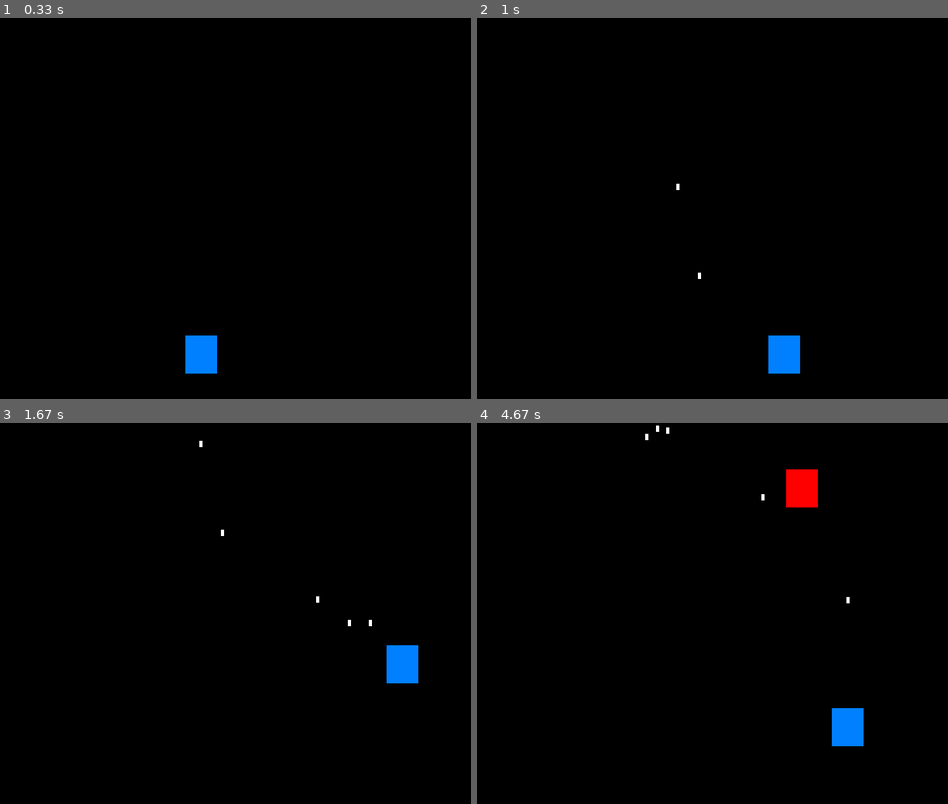
Above: before the commit, frames 1-4 (two rows, left to right).
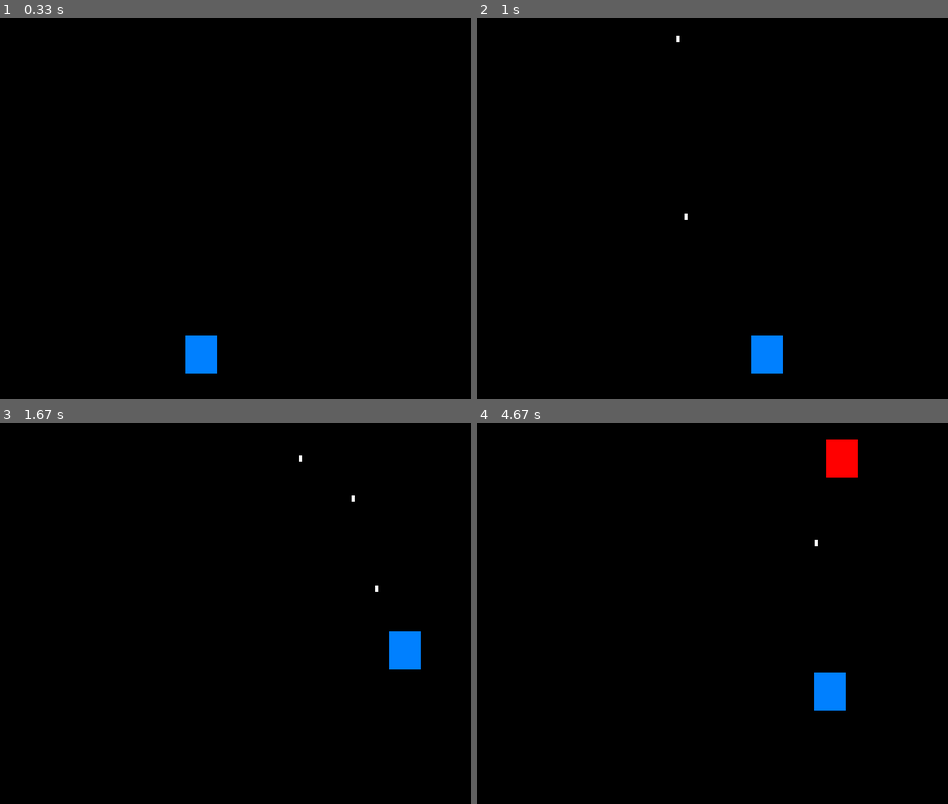
Above: after the commit, the same moments.

Repository: tspork/first-code
Game: pygame game, started from lib/game.py
Same seed, same stepped clock (60 frames per second), same inputs: the game is played once before the commit and once after it.
Inputs:
- Up to frame 1 (0.33 s): no input
- Up to frame 2 (1 s): tap Space at 0.33, 0.73 s; hold D from 0.67 s (still down)
- Up to frame 3 (1.67 s): tap Space at 1.03, 1.23, 1.57 s; release D at 1.13 s; hold W 1.17-1.47 s; hold D from 1.5 s (still down)
- Up to frame 4 (4.67 s): tap Space at 1.87, 2.07, 2.37, 2.63, 2.97, 3.27, 3.4, 3.8, 4.1, 4.47 s; release D at 1.97 s; hold A 2-2.53 s; hold S 2.57-2.87 s; hold A 2.9-3.3 s; hold W 3.33-3.7 s; hold D 3.73-4.37 s; hold S from 4.4 s (still down)

Frame 1 is identical in both runs. In frame 2, 0.8% of the frame differs, in the area x 42-69%, y 4-94%; in frame 3, 0.7%; in frame 4, 2.7%, in the area x 35-83%, y 0-85%.

Commit message:
Improved Enemy avoidance.

Diff:
--- a/lib/enemy.py
+++ b/lib/enemy.py
@@ -13,7 +13,6 @@
     def tick(self):
         for cpu in self.cpus:
             cpu.tick(self.dt)
-        self.avoid_enemies()
         # if self.avoid_bullets():
 
     def tick_cpu(self, dt: Duration):
@@ -22,12 +21,6 @@
     def think(self):
         'Change direction to player.'
         self.move_toward_player()
-
-    def avoid_enemies(self):
-        for enemy in self.game.enemies:
-            if enemy.id > self.id:
-                r = self.sprite.width
-                self.repel_from(enemy.pos, r)
 
     def avoid_bullets(self):
         # print(f"avoid_bullets: {self}")
--- a/lib/entity.py
+++ b/lib/entity.py
@@ -20,6 +20,7 @@
         self.game = None
         self.dt: Duration = 0.0
         self.max_speed: float = None
+        self.friction = 0.0
         for k, v in kwargs.items():
             self.__setattr__(k, v)
         self.pos_changed()
@@ -75,9 +76,11 @@
     def tick_pos(self, dt: Duration):
         # self.check()
         self.vel += self.acc * 0.99
+        self.acc = V() # V_0
+        if self.friction:
+            self.vel -= self.vel * (self.friction * dt)
         if self.max_speed:
             self.limit_speed(self.max_speed)
-        self.acc = V() # V_0
         self.pos += self.vel * dt
         self.pos_changed()
 
@@ -109,7 +112,7 @@
             return True
         return False
 
-    def repel_from(self, p, min_distance):
+    def repel_from_pos(self, p, min_distance):
         dp = self.pos - p
         dir, dist = dp.normal_and_norm()
         pen = min_distance - dist
@@ -118,6 +121,17 @@
             # print(f"repel_from: d={min_distance} dist={dist} pen={pen} force={force}")
             vel = dir * force * 3.0
             self.accelerate(vel)
+
+    def repel(self, other, min_distance):
+        dp = self.pos - other.pos
+        dir, dist = dp.normal_and_norm()
+        pen = min_distance - dist
+        if pen > 0:
+            force = min_distance / pen
+            force *= 0.99
+            vel = dir * force
+            self.accelerate(vel)
+            other.accelerate(- vel)
 
     def think(self):
         pass
--- a/lib/game.py
+++ b/lib/game.py
@@ -52,26 +52,26 @@
         self.clock = pygame.time.Clock()
 
         # Player settings
-        self.player_width = 50
-        self.player_height = 60
-        self.player_speed = self.player_width * 10
+        self.player_size = V(50, 60)
+        self.player_thrust = self.player_size.x * 2.0
         self.player = self.make_player()
 
         # Bullet settings
-        self.bullet_width = 5
-        self.bullet_height = 10
-        self.bullet_speed = 7 * 50
+        self.bullet_size = V(5, 10)
+        self.bullet_speed = 7 * 100
+        self.bullets_max = 10
         self.bullets = []
 
         # Enemy settings
         self.enemy_width = 50
         self.enemy_height = 60
         self.enemy_speed = self.enemy_width * 1.0
+        self.enemies_max = 15
         self.enemies = []
 
         # Spawn an enemy every 2 seconds
         self.enemy_timer = 0
-        self.enemy_spawn_time = 2000
+        self.enemy_spawn_time = 4000
 
     #############################################################
 
@@ -126,11 +126,13 @@
         # Spawn enemy:
         current_time = pygame.time.get_ticks()
         if current_time - self.enemy_timer > self.enemy_spawn_time:
-            enemy = self.make_enemy()
-            self.enemies.append(enemy)
-            self.enemy_timer = current_time
+            if len(self.enemies) < self.enemies_max:
+                enemy = self.make_enemy()
+                self.enemies.append(enemy)
+                self.enemy_timer = current_time
 
         # Update enemy positions and spawn new ones
+        self.enemies_avoid_each_other()
         for enemy in self.enemies:
             self.tick_entity(enemy)
             # enemy.think(dt)
@@ -147,6 +149,16 @@
                     self.bullets.remove(bullet)
                     self.enemies.remove(enemy)
                     break
+
+    def enemies_avoid_each_other(self):
+        # moved = []
+        i = 0
+        for e1 in self.enemies:
+            i += 1
+            for e2 in self.enemies[i:]:
+                r = e2.sprite.width
+                e2.repel(e1, r)
+                # moved.append(e2)
 
     #############################################################
 
@@ -188,23 +200,20 @@
                 vel.y -= player.quickness
             if keys[pygame.K_s]:
                 vel.y += player.quickness
-        player.vel = vel
+        player.accelerate(vel)
 
     def player_shoot(self, player):
         'Player shoots.'
-        bullet_x = player.pos.x
-        bullet_y = player.rect.top
-        bullet_color = (255, 255, 255)
-        bullet = Bullet(
-            V(bullet_x, bullet_y),
-            V(0.0, - self.bullet_speed),
-            Sprite(
-                V(self.bullet_width, self.bullet_height),
-                bullet_color,
-            ),
-            game=self,
-        )
+        if len(self.bullets) >= self.bullets_max:
+            return None
+        pos = V(player.pos.x, player.rect.top)
+        vel = V(0.0, - self.bullet_speed)
+        vel += V(0.0, player.vel.y * 0.5)
+        color = (255, 255, 255)
+        sprite = Sprite(self.bullet_size, color)
+        bullet = Bullet(pos, vel, sprite, game=self)
         self.bullets.append(bullet)
+        return bullet
 
     def tick_entity(self, entity):
         'Tick entity behavior.'
@@ -212,18 +221,18 @@
         entity.tick()
 
     def make_player(self):
-        player_x = self.screen_width // 2 - self.player_width // 2
-        player_y = self.screen_height - self.player_height - 10
-        player_color = (0, 128, 255)
-        sprite = Sprite(
-            V(self.player_width, self.player_height),
-            player_color,
+        pos = V(
+            self.screen_width // 2 - self.player_size.x // 2,
+            self.screen_height - self.player_size.y - 10,
         )
+        vel = V()
+        color = (0, 128, 255)
+        sprite = Sprite(self.player_size, color)
         player = Player(
-            V(player_x, player_y),
-            V(0.0, 0.0),
-            sprite,
-            quickness=self.player_speed,
+            pos, vel, sprite,
+            quickness=self.player_thrust,
+            friction=7.0,
+            max_speed=500.0,
         )
         player.game = self
         return player
@@ -243,6 +252,7 @@
             player=self.player,
             programs=self.make_enemy_programs(),
             max_speed=self.enemy_speed * 4,
+            friction=0.2,
             game=self,
         )
         return enemy
